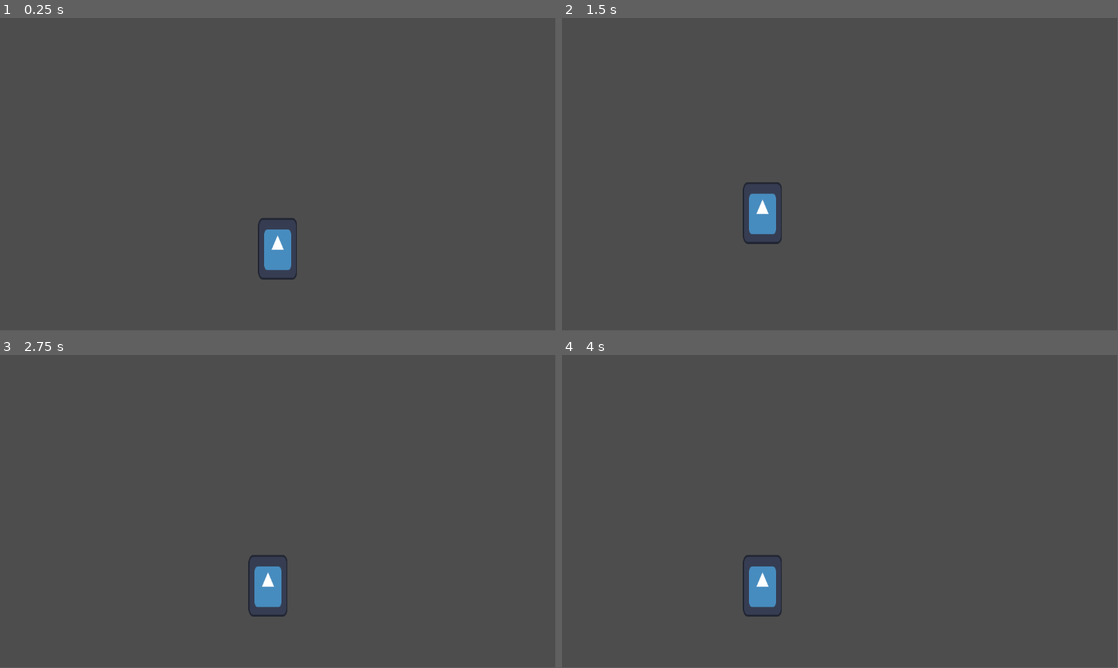
Above: before the commit, frames 1-4 (two rows, left to right).
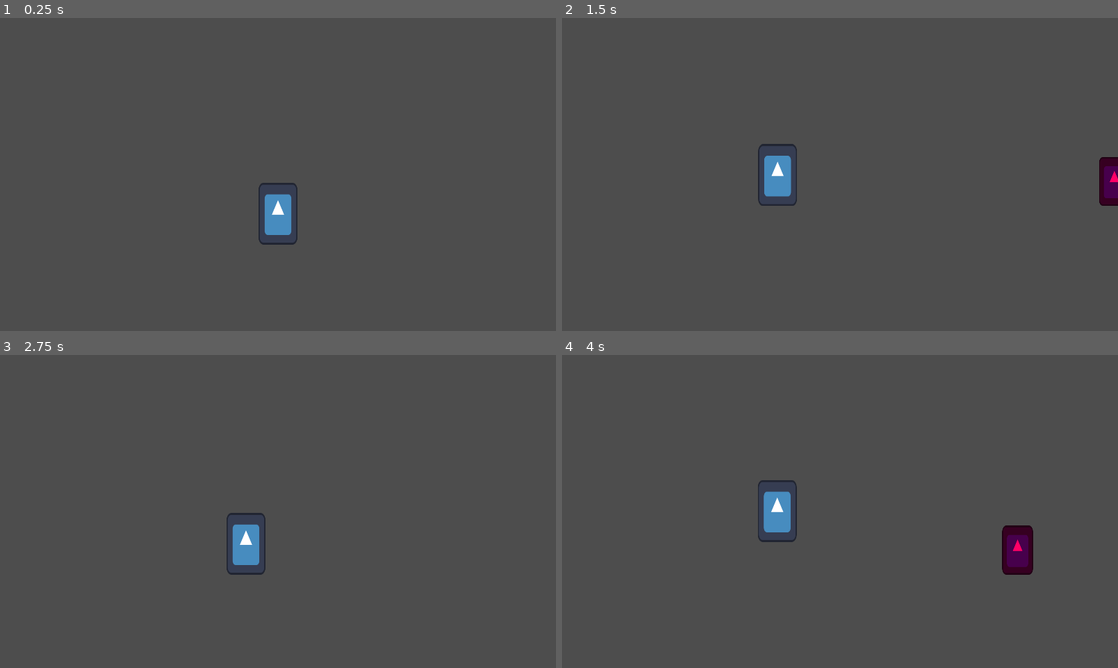
Above: after the commit, the same moments.

Repository: Andropas/Godot-wild-jam-60
Game: Godot game, scene res://main.tscn
The game is run twice, just before and just after one commit, with the same random seed, the same clock (stepped at 60 frames per second) and the same inputs. The project has no main scene, so this scene is started directly. The engine's default icon, where the game draws it, is replaced by a stand-in: a white triangle on a blue panel in a dark square.
Inputs:
- Up to frame 1 (0.25 s): no input
- Up to frame 2 (1.5 s): tap Enter at 0.5 s; hold D (move_right) from 0.53 s (still down); tap Space (jump) at 0.77 s
- Up to frame 3 (2.75 s): tap Space (jump) at 1.52 s; release D (move_right) at 2.03 s; hold A (move_left) from 2.03 s (still down)
- Up to frame 4 (4 s): release A (move_left) at 2.78 s; hold D (move_right) from 2.78 s (still down); tap Space (jump) at 3.02, 3.77 s
In our replay, the window is 799x449 before the commit and 800x450 after it. These sizes can differ from the game's own. Grey fills any space a smaller window leaves; there, only what the larger window draws over its background counts as a difference.

The runs differ from the first frame. In frame 1, 1.3% of the frame differs, in the area x 46-54%, y 52-84%; in frame 2, 2.1%; in frame 3, 1.6%; in frame 4, 2.5%, in the area x 32-85%, y 40-84%.

Commit message:
Base robot class

Diff:
--- a/main.tscn
+++ b/main.tscn
@@ -1,10 +1,14 @@
-[gd_scene load_steps=4 format=3 uid="uid://bex5t1h6uw3ih"]
+[gd_scene load_steps=6 format=3 uid="uid://bex5t1h6uw3ih"]
 
 [ext_resource type="PackedScene" uid="uid://cnsb34rjr1g3t" path="res://scenes/player/player.tscn" id="1_hcmc4"]
 [ext_resource type="Script" path="res://scenes/street/street.gd" id="1_xfvs2"]
+[ext_resource type="PackedScene" uid="uid://cx7i7d4gwys0i" path="res://scenes/robots/base/robot.tscn" id="3_rryok"]
 
 [sub_resource type="RectangleShape2D" id="RectangleShape2D_6yysq"]
 size = Vector2(997, 120)
+
+[sub_resource type="RectangleShape2D" id="RectangleShape2D_wwi3v"]
+size = Vector2(541.5, 74)
 
 [node name="Main" type="Node2D"]
 
@@ -22,4 +26,21 @@
 position = Vector2(447, 604)
 shape = SubResource("RectangleShape2D_6yysq")
 
+[node name="Ground3" type="StaticBody2D" parent="Game/Street"]
+position = Vector2(104, -283)
+
+[node name="CollisionShape2D" type="CollisionShape2D" parent="Game/Street/Ground3"]
+position = Vector2(1543, 795)
+shape = SubResource("RectangleShape2D_wwi3v")
+
+[node name="Ground2" type="StaticBody2D" parent="Game/Street"]
+position = Vector2(292, -66)
+
+[node name="CollisionShape2D" type="CollisionShape2D" parent="Game/Street/Ground2"]
+position = Vector2(447, 604)
+shape = SubResource("RectangleShape2D_6yysq")
+
+[node name="Robot" parent="Game/Street" instance=ExtResource("3_rryok")]
+position = Vector2(991, 381)
+
 [node name="UI" type="Node2D" parent="."]
--- a/project.godot
+++ b/project.godot
@@ -13,6 +13,12 @@
 config/name="Godot wild jam 60"
 config/features=PackedStringArray("4.1", "GL Compatibility")
 config/icon="res://icon.svg"
+
+[display]
+
+window/stretch/mode="canvas_items"
+window/stretch/aspect="expand"
+window/vsync/vsync_mode=2
 
 [input]
 
@@ -34,6 +40,16 @@
 ]
 }
 
+[layer_names]
+
+2d_physics/layer_1="Ground"
+2d_physics/layer_2="Alive"
+2d_physics/layer_3="Item"
+
+[physics]
+
+2d/default_gravity=1500.0
+
 [rendering]
 
 renderer/rendering_method="gl_compatibility"
--- a/scenes/player/player.gd
+++ b/scenes/player/player.gd
@@ -6,15 +6,14 @@
 
 signal changed_facing(x_value: int)
 
-# Get the gravity from the project settings to be synced with RigidBody nodes.
+
 var gravity = ProjectSettings.get_setting("physics/2d/default_gravity")
 @onready var jump_timer = $JumpTimer
 @onready var camera = $Camera2D
 
-const CAMERA_SPEED = 160
+const CAMERA_SPEED = 130
 
 signal new_camera_tween
-#var last_x_value = 1
 
 
 func _physics_process(delta):
@@ -39,7 +38,6 @@
 		velocity.x = direction * SPEED
 	else:
 		velocity.x = move_toward(velocity.x, 0, SPEED)
-	#camera.offset.x = velocity.x
 
 	move_and_slide()
 
@@ -48,6 +46,7 @@
 
 func _on_changed_facing(x_value):
 	emit_signal("new_camera_tween")
-	var camera_tween = get_tree().create_tween().bind_node(self).set_trans(Tween.TRANS_LINEAR)
-	camera_tween.tween_property(camera, "offset", x_value*Vector2(CAMERA_SPEED, 0), 0.8*abs(x_value*CAMERA_SPEED - camera.offset.x)/CAMERA_SPEED)
+	var camera_tween = get_tree().create_tween().bind_node(self).set_trans(Tween.TRANS_QUAD)
+	camera_tween.tween_property(camera, "offset", x_value*Vector2(CAMERA_SPEED, 0),
+	1*abs(x_value*CAMERA_SPEED - camera.offset.x)/CAMERA_SPEED)
 	connect("new_camera_tween", camera_tween.kill)
--- a/scenes/player/player.tscn
+++ b/scenes/player/player.tscn
@@ -6,7 +6,8 @@
 [sub_resource type="RectangleShape2D" id="RectangleShape2D_7gus1"]
 size = Vector2(79, 124)
 
-[node name="Player" type="CharacterBody2D"]
+[node name="Player" type="CharacterBody2D" groups=["player"]]
+collision_layer = 2
 script = ExtResource("1_6tx37")
 
 [node name="Sprite2D" type="Sprite2D" parent="."]
@@ -22,9 +23,14 @@
 one_shot = true
 
 [node name="Camera2D" type="Camera2D" parent="."]
-limit_top = 0
-limit_bottom = 650
+offset = Vector2(0, -78.155)
+limit_top = -155
+limit_bottom = 975
 position_smoothing_speed = 2.0
+drag_vertical_enabled = true
+drag_top_margin = 0.03
+drag_bottom_margin = 0.52
 editor_draw_limits = true
+editor_draw_drag_margin = true
 
 [connection signal="changed_facing" from="." to="." method="_on_changed_facing"]
--- /dev/null
+++ b/scenes/robots/base/robot.gd
@@ -0,0 +1,48 @@
+extends CharacterBody2D
+
+
+const SPEED = 100
+var direction = 0
+
+# Get the gravity from the project settings to be synced with RigidBody nodes.
+var gravity = ProjectSettings.get_setting("physics/2d/default_gravity")
+var target_groups = ["player"]
+var target
+
+@onready var pause_timer = $PauseTimer
+@onready var derecognition = $DerecognitionRadar
+@onready var recognition = $RecognitionRadar
+
+func _physics_process(delta):
+	# Add the gravity.
+	if not is_on_floor():
+		velocity.y += gravity * delta
+
+	if not pause_timer.time_left:
+		direction = 0
+		if target:
+			direction = sign(target.position.x - position.x)
+		velocity.x = direction*SPEED
+
+	else:
+		velocity.x = 0
+	if velocity.x:
+			scale.x = scale.y*sign(velocity.x)
+
+	move_and_slide()
+
+
+func _on_radar_body_entered(body):
+	for g in target_groups:
+		if body.is_in_group(g):
+			target = body
+
+
+func _on_radar_body_exited(body):
+	if body == target and not body in recognition.get_overlapping_bodies():
+		target = null
+
+
+func _on_recognition_body_exited(body):
+	if body == target and not body in derecognition.get_overlapping_bodies():
+		target = null
--- /dev/null
+++ b/scenes/robots/base/robot.tscn
@@ -0,0 +1,49 @@
+[gd_scene load_steps=5 format=3 uid="uid://cx7i7d4gwys0i"]
+
+[ext_resource type="Script" path="res://scenes/robots/base/robot.gd" id="1_lal1p"]
+[ext_resource type="Texture2D" uid="uid://bb0f1rujlif2e" path="res://icon.svg" id="1_t6wy7"]
+
+[sub_resource type="RectangleShape2D" id="RectangleShape2D_0lsnu"]
+size = Vector2(63, 100)
+
+[sub_resource type="CircleShape2D" id="CircleShape2D_fbpty"]
+radius = 256.5
+
+[node name="Robot" type="CharacterBody2D" groups=["robot"]]
+collision_layer = 2
+script = ExtResource("1_lal1p")
+
+[node name="CollisionShape2D" type="CollisionShape2D" parent="."]
+position = Vector2(-0.5, 0)
+shape = SubResource("RectangleShape2D_0lsnu")
+
+[node name="Sprite2D" type="Sprite2D" parent="."]
+modulate = Color(1, 0, 0.4, 1)
+position = Vector2(0, 9.53674e-07)
+scale = Vector2(0.5, 0.789063)
+texture = ExtResource("1_t6wy7")
+
+[node name="RecognitionRadar" type="Area2D" parent="."]
+collision_layer = 2
+collision_mask = 2
+
+[node name="CollisionPolygon2D" type="CollisionPolygon2D" parent="RecognitionRadar"]
+position = Vector2(-21, 0)
+rotation = -3.14159
+scale = Vector2(0.75, 1)
+polygon = PackedVector2Array(-1, -1, -401, -98, -401, 56)
+
+[node name="DerecognitionRadar" type="Area2D" parent="."]
+collision_layer = 2
+collision_mask = 2
+
+[node name="CollisionShape2D" type="CollisionShape2D" parent="DerecognitionRadar"]
+shape = SubResource("CircleShape2D_fbpty")
+debug_color = Color(0.419608, 0.603922, 0, 0.419608)
+
+[node name="PauseTimer" type="Timer" parent="."]
+one_shot = true
+
+[connection signal="body_entered" from="RecognitionRadar" to="." method="_on_radar_body_entered"]
+[connection signal="body_exited" from="RecognitionRadar" to="." method="_on_recognition_body_exited"]
+[connection signal="body_exited" from="DerecognitionRadar" to="." method="_on_radar_body_exited"]
